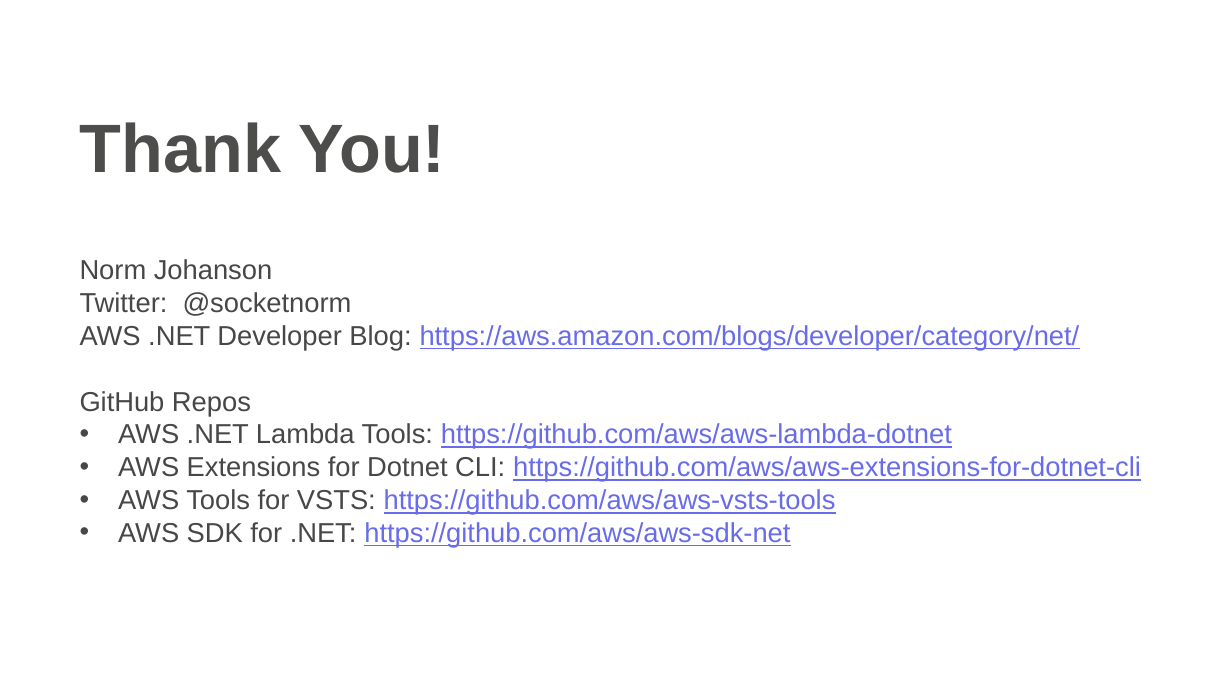
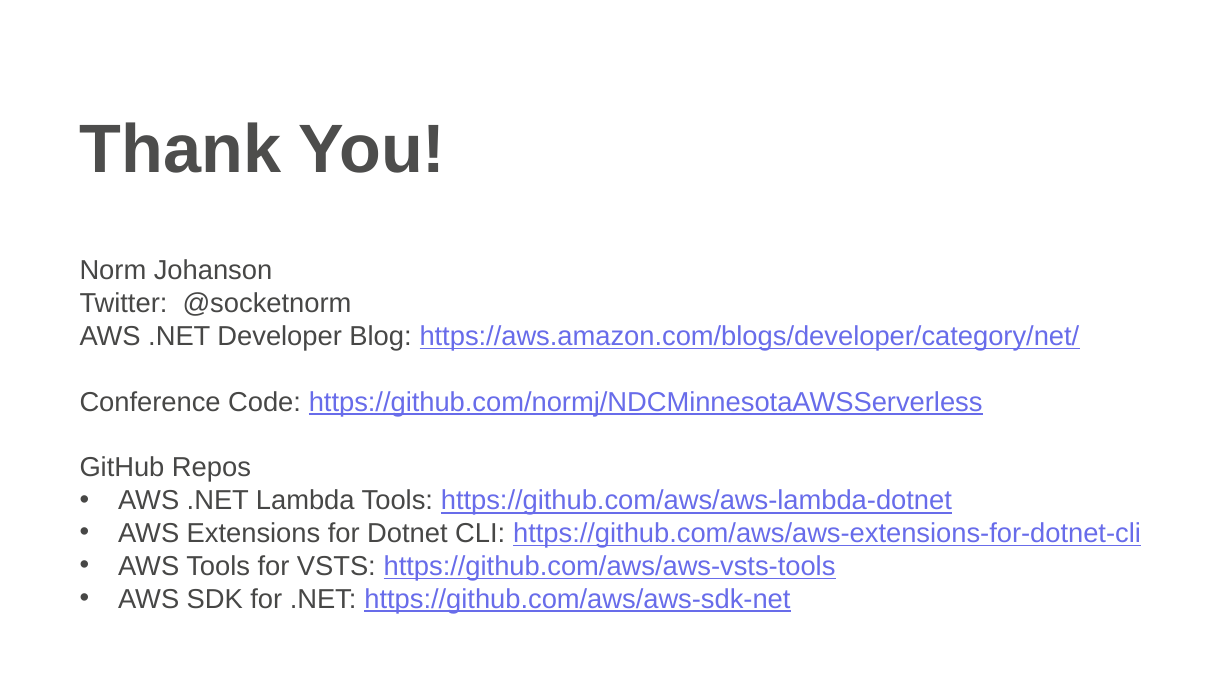
Before and after one commit to normj/NDCMinnesotaAWSServerless, a slide deck: slide 29 of NDC Minnesota AWS Serverless.pptx. Drawn at 1232x693 pixels with LibreOffice and Linux fonts; fonts in the diff are those of the drawing; background and template pictures are left out. Boxes give left, top, right and bottom in pixels: in the first picture for what was removed or moved away, otherwise in the second. Text is boxed around its words. In the diff, an @@ line names an element or a change of style, - is before the commit and + after.

Commit message:
Update slides

```diff
--- a/NDC Minnesota AWS Serverless.pptx
+++ b/NDC Minnesota AWS Serverless.pptx
@@ text at (80,391,983,416): paragraph added @@
+Conference Code: https://github.com/normj/NDCMinnesotaAWSServerless
```
